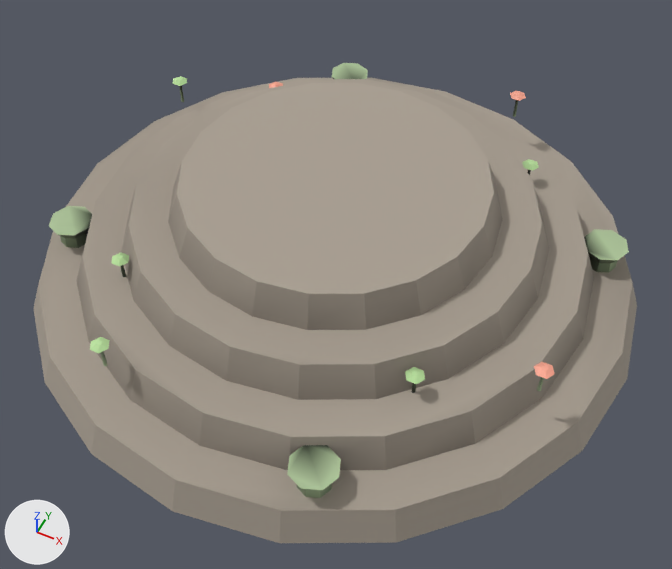
The glTF model public/models/collective_gardens.glb: old version first, new version second.
Before and after are seen from a 50 mm camera at (14.4, -28.7, 34.9) aimed at (1.2, -2.3, 1.8). Lighting does not change. The marker at lower left points along +X, +Y and +Z. The picture after the commit comes second. Vertices at exactly the same position are counted once.

Objects in the first picture: 'collective_gardens'.
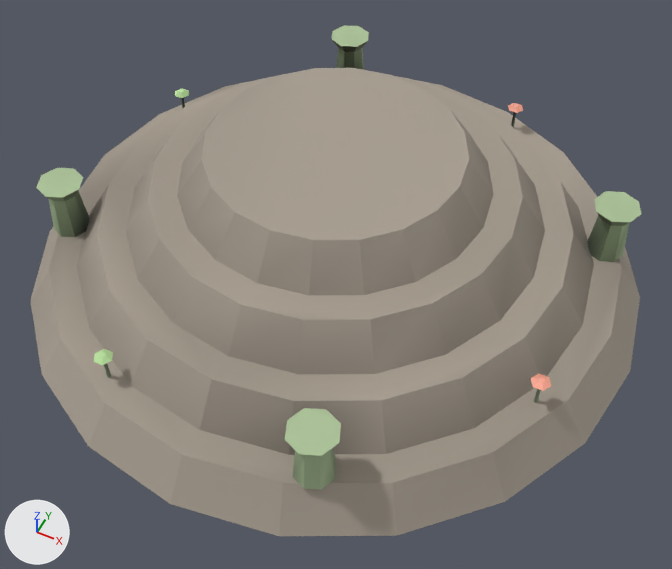
Diff of the bpy script that builds the scene:
```diff
--- a/public/models/collective_gardens.glb.py
+++ b/public/models/collective_gardens.glb.py
@@ me_terrace0 @@
 # used by ob_collective_gardens; location = (0.0, 0.0, 0.0)
-me_terrace0.from_pydata(...)  # 704 vertices, 1248 faces; spans x -15.0..15.0, y -15.0..15.0, z 0.0..6.4
+me_terrace0.from_pydata(...)  # 704 vertices, 1248 faces; spans x -15.0..15.0, y -15.0..15.0, z 0.6..8.2
+# me_terrace0 part 1: the loose piece of 10 vertices spanning x 4.8..5.0, y 11.7..11.9, z 3.3..4.4 is moved by (0.0, 0.0, -0.8)
+# me_terrace0 part 2: the loose piece of 10 vertices spanning x -11.9..-11.7, y 4.8..5.0, z 3.3..4.4 is moved by (0.0, 0.0, -0.8)
+# me_terrace0 part 3: the loose piece of 10 vertices spanning x -5.0..-4.8, y -11.9..-11.7, z 3.3..4.4 is moved by (0.0, 0.0, -0.8)
+# me_terrace0 part 4: the loose piece of 10 vertices spanning x 11.8..11.9, y -5.0..-4.8, z 3.3..4.4 is moved by (0.0, 0.0, -0.8)
+# me_terrace0 part 5: the loose piece of 24 vertices spanning x 10.9..13.1, y 4.0..6.2, z 0.0..2.8 is moved by (0.0, 0.0, 2.5)
+# me_terrace0 part 6: the loose piece of 24 vertices spanning x -6.2..-4.0, y 10.9..13.1, z 0.0..2.8 is moved by (0.0, 0.0, 2.5)
+# me_terrace0 part 7: the loose piece of 24 vertices spanning x -13.1..-10.9, y -6.2..-4.0, z 0.0..2.8 is moved by (0.0, 0.0, 2.5)
+# me_terrace0 part 8: the loose piece of 24 vertices spanning x 4.0..6.2, y -13.1..-10.9, z 0.0..2.8 is moved by (0.0, 0.0, 2.5)
+# me_terrace0 part 9: the loose piece of 18 vertices spanning x 4.5..5.3, y 11.4..12.2, z 4.4..4.8 is moved by (0.0, 0.0, -0.8)
+# me_terrace0 part 10: the loose piece of 18 vertices spanning x -7.7..-6.8, y 6.8..7.6, z 4.1..4.5 is moved by (0.0, 0.0, -0.5)
+# me_terrace0 part 11: 376 of 704 vertices moved; they spanned x -15.0..15.0, y -15.0..15.0, z 0.0..6.4 and now span x -15.0..15.0, y -15.0..15.0, z 0.6..8.2; mean shift (0.0, 0.0, 0.3); largest move (6.8, 2.2, 6.4) -> (5.6, 1.8, 8.2)
+# other edits to the shape of me_terrace0 do not show in these pictures
 me_terrace0.materials.append(mat_stone_dark)
```

Changed parts and their boxes [x1, y1, x2, y2] in the pictures (672 x 569 px; the box of a moved part takes in the faces that stretch with it):
'collective_gardens', reshaped (6% taller)
    before: [33, 63, 637, 543]
    after: [30, 25, 641, 536]
part 1 of me_terrace0, moved or reshaped
    before: [513, 100, 518, 117]
    after: [511, 113, 516, 128]
part 2 of me_terrace0, moved or reshaped
    before: [179, 86, 184, 102]
    after: [181, 98, 185, 108]
part 3 of me_terrace0, moved or reshaped
    before: [100, 352, 107, 366]
    after: [104, 363, 111, 378]
part 4 of me_terrace0, moved or reshaped
    before: [537, 377, 544, 391]
    after: [534, 389, 541, 403]
part 5 of me_terrace0, moved or reshaped
    before: [584, 229, 629, 273]
    after: [587, 191, 641, 262]
part 6 of me_terrace0, moved or reshaped
    before: [332, 63, 368, 79]
    after: [332, 25, 369, 70]
part 7 of me_terrace0, moved or reshaped
    before: [49, 206, 92, 248]
    after: [36, 168, 90, 237]
part 8 of me_terrace0, moved or reshaped
    before: [287, 445, 341, 498]
    after: [285, 408, 341, 490]
part 9 of me_terrace0, moved or reshaped
    before: [510, 91, 526, 101]
    after: [508, 103, 523, 113]
part 10 of me_terrace0, moved or reshaped (not visible afterwards)
    before: [269, 82, 283, 88]
part 11 of me_terrace0, moved or reshaped
    before: [33, 76, 637, 543]
    after: [30, 68, 640, 536]
